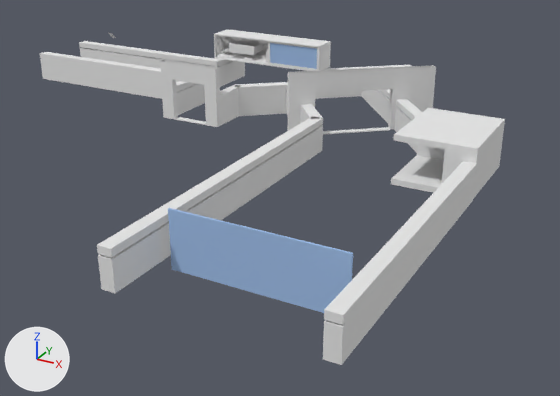
Two versions of the Blender file Assets/models/cave/room02/room02b.blend, one commit apart.
Camera for both pictures: a 50 mm camera at (-71.5, -99.8, 16.8) aimed at (-93.1, -60.6, -2.8). Lighting does not change. The marker at lower left points along +X, +Y and +Z.

Names of what the first picture shows: 'aries_frame', 'console.000', 'crystal_repository.000', 'half_wall.000', 'half_wall.001', 'half_wall.002', 'half_wall.003', 'half_wall.006', 'sagittarius_frame', 'view_screen', 'view_screen.001'.
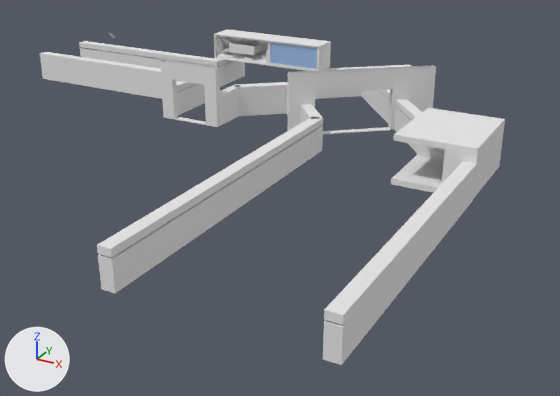
Where the change shows, as pixel boxes (x1, y1, x2, y2) in the pictures (560 x 396 px):
'view_screen.001', deleted (blue)
    before: (168, 208, 353, 313)

Patch to the scene script:
```diff
--- a/Assets/models/cave/room02/room02b.blend.py
+++ b/Assets/models/cave/room02/room02b.blend.py
@@ ob_view_screen_001 @@
-ob_view_screen_001 = bpy.data.objects.new('view_screen.001', me_cube_048)
-ob_view_screen_001.location = (-86.68, -74.36, 0.83)
-ob_view_screen_001.scale = (2.16, 1.0, 1.77)
```
